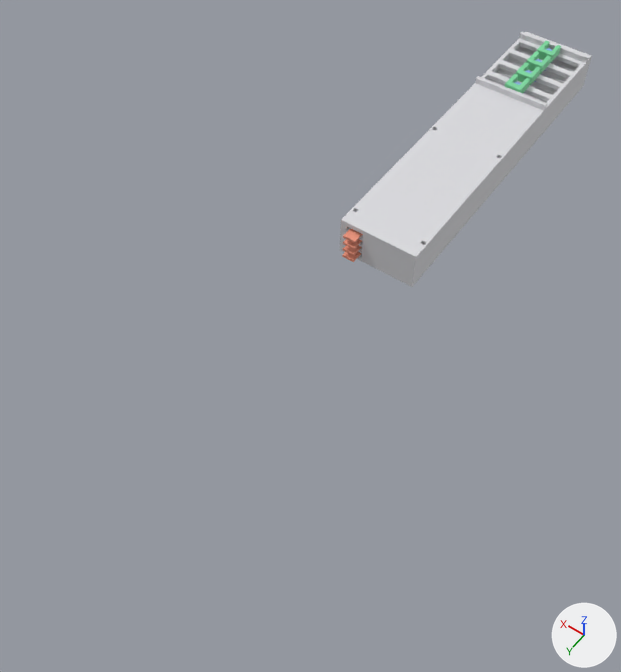
The Blender file Гитара_секция1.blend: old version first, new version second.
Rendered twice from a 50 mm camera at (-174.0, 550.0, 386.0) aimed at (7.0, 298.0, -12.0). Arrows for +X, +Y and +Z are at lower right; the lights stay in place. The first picture is the older version.

In view in the first picture: 'P0_дно', 'P1_межэтажка', 'P2_межэтажка', 'P3_межэтажка', 'P4_палуба' and 8 more.
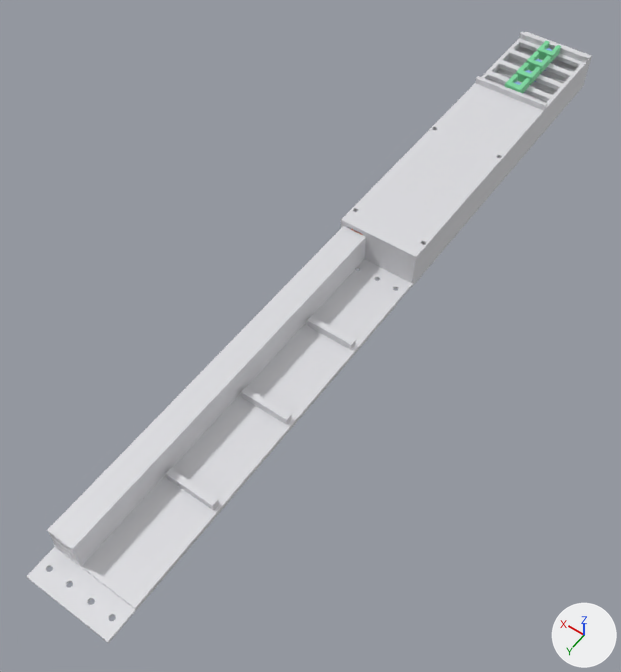
Changed parts and their boxes [x1, y1, x2, y2] in the pictures (621 x 672 px):
'Секция2_моноблок', added
    after: [26, 226, 412, 643]

The change, as a diff of the scene's bpy script:
```diff
--- a/Гитара_секция1.blend.py
+++ b/Гитара_секция1.blend.py
@@ me_gs2_mono @@
+me_gs2_mono.from_pydata(...)  # 2102 vertices, 4248 faces; spans x -26.0..26.0, y 0.0..258.0, z 0.0..22.0
+me_gs2_mono.materials.append(mat_pl)  # light grey #dddde1
@@ ob_секция2_моноблок @@
+ob_секция2_моноблок = bpy.data.objects.new('Секция2_моноблок', me_gs2_mono)
+ob_секция2_моноблок.location = (0.0, 240.0, 0.0)
```
